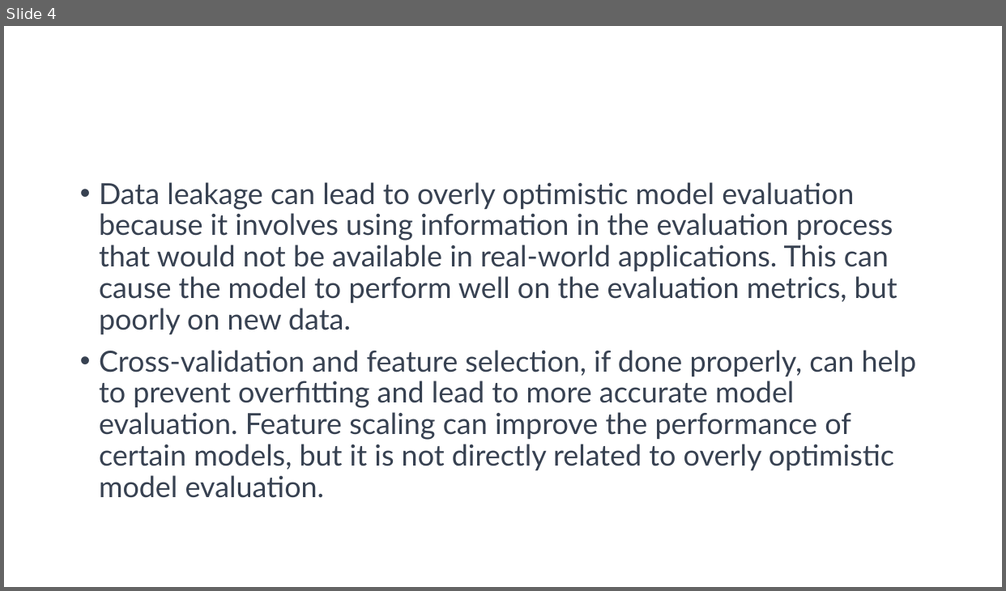
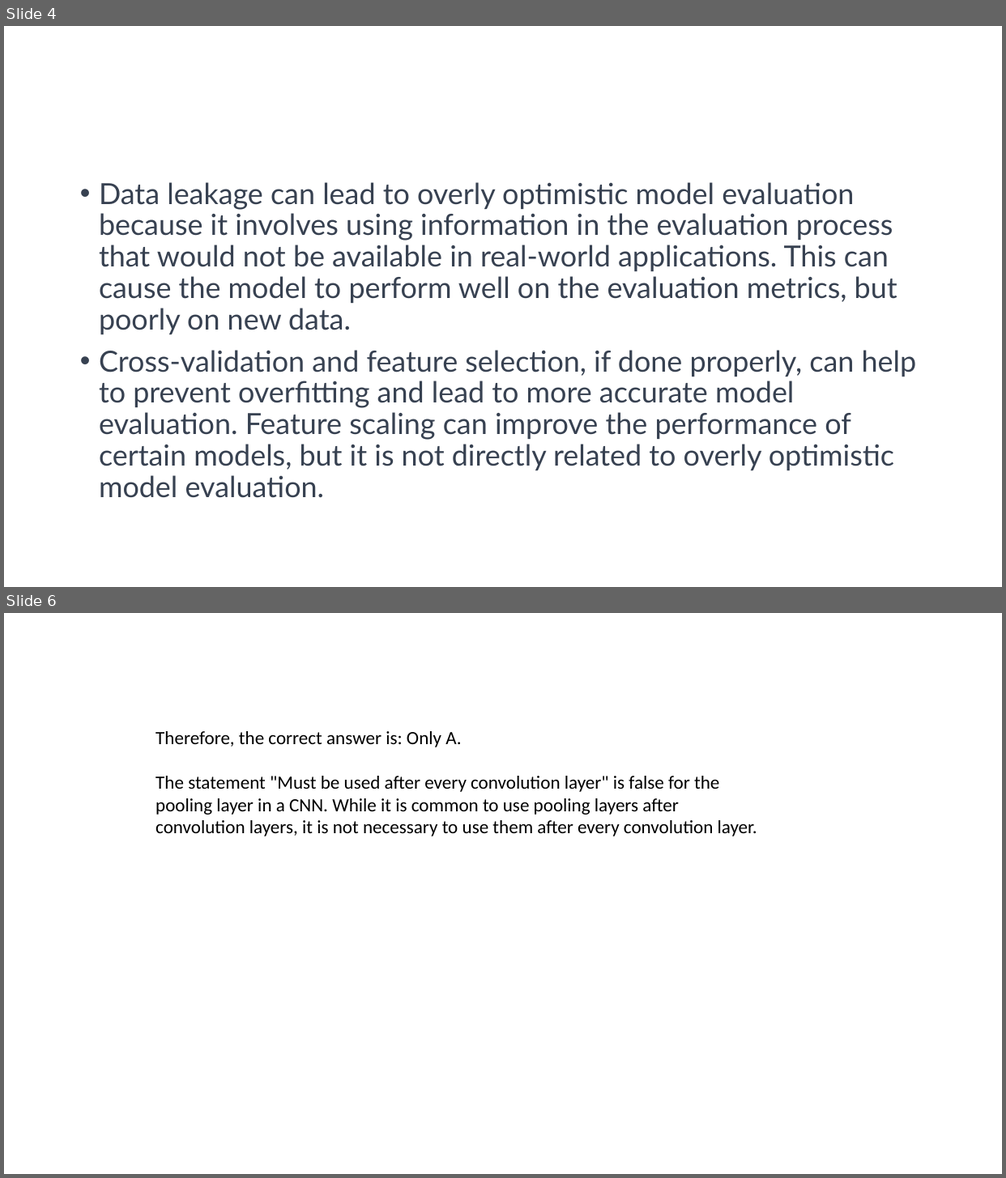
Before and after one commit to Saira55/Machine-Learning-Multiple-Choice-Questions, a slide deck: Machine Learning Quiz Question.pptx. Shown one above the other, each under a label of ours: slide 4 before the commit, slides 4 and 6 after it; the slides between them are not shown. The pictures are 1006x591 and 1006x1178 pixels, drawn with LibreOffice and Linux fonts; fonts in the diff are those of the drawing. Boxes give left, top, right and bottom in pixels: in the first picture for what was removed or moved away, otherwise in the second. Text is boxed around its words. In the diff, an @@ line names an element or a change of style, - is before the commit and + after.

```diff
--- a/Machine Learning Quiz Question.pptx
+++ b/Machine Learning Quiz Question.pptx
@@ slide 6 added at (x1=4, y1=613, x2=1002, y2=1174), background #FFFFFF @@
@@ text added at (x1=155, y1=731, x2=757, y2=837), 18 pt, text #000000 @@
+Therefore, the correct answer is: Only A.
+The statement "Must be used after every convolution layer" is false for the pooling layer in a CNN. While it is common to use pooling layers after convolution layers, it is not necessary to use them after every convolution layer.
```
Also in this commit, not shown: 5 other slides added.
